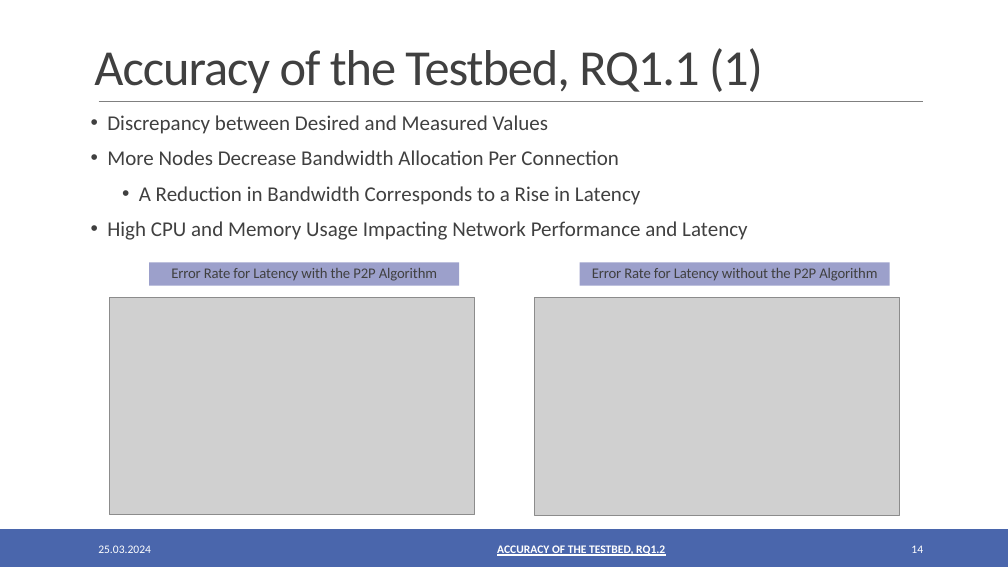
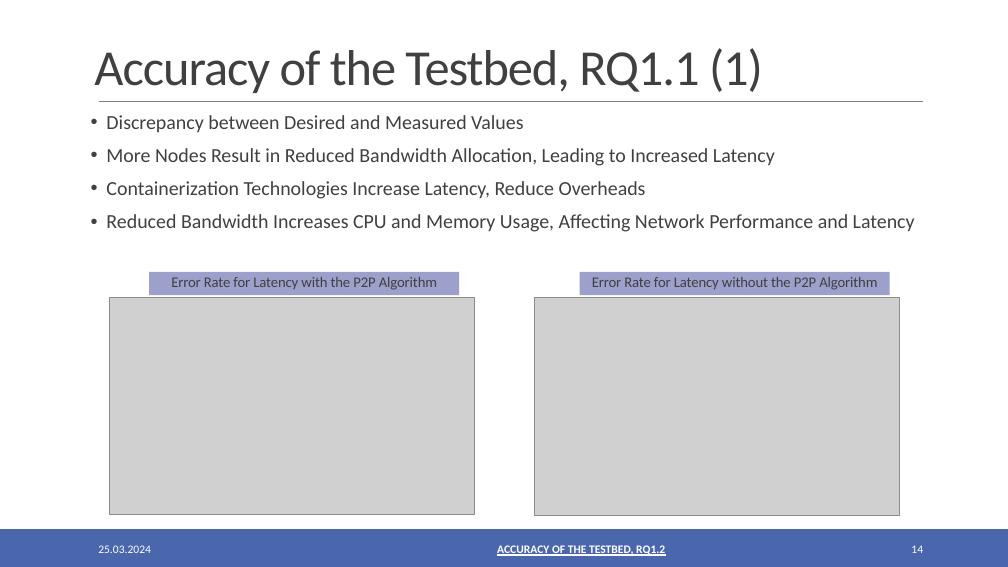
Before and after one commit to oezcankaraca/abschlussvortrag, a slide deck: slide 14 of Abschlussvortrag.pptx. Drawn at 1008x567 pixels with LibreOffice and Linux fonts; fonts in the diff are those of the drawing; grey boxes stand for pictures. Boxes give left, top, right and bottom in pixels: in the first picture for what was removed or moved away, otherwise in the second. Text is boxed around its words. In the diff, an @@ line names an element or a change of style, - is before the commit and + after.

```diff
--- a/Abschlussvortrag.pptx
+++ b/Abschlussvortrag.pptx
@@ text at bbox=[106, 115, 523, 132]: size 20 to 19 pt in "Discrepancy between Desired and Measured Values"; indent changed; less space between paragraphs @@
@@ text at bbox=[106, 148, 915, 232]: text changed; size 20 to 19 pt @@
-• More Nodes Decrease Bandwidth Allocation Per Connection
-  • A Reduction in Bandwidth Corresponds to a Rise in Latency
-• High CPU and Memory Usage Impacting Network Performance and Latency
+• More Nodes Result in Reduced Bandwidth Allocation, Leading to Increased Latency
+• Containerization Technologies Increase Latency, Reduce Overheads
+• Reduced Bandwidth Increases CPU and Memory Usage, Affecting Network Performance and Latency
@@ rectangle "Error Rate for Latency with ...": place and size @@
-rectangle "Error Rate for Latency with ..." at bbox=[149, 262, 459, 286]
+rectangle "Error Rate for Latency with ..." at bbox=[149, 272, 459, 296]
@@ rectangle "Error Rate for Latency without ...": place and size @@
-rectangle "Error Rate for Latency without ..." at bbox=[580, 262, 890, 286]
+rectangle "Error Rate for Latency without ..." at bbox=[580, 272, 890, 296]
```
Also in this commit, not shown: 5 other slides changed, 3 other files.
